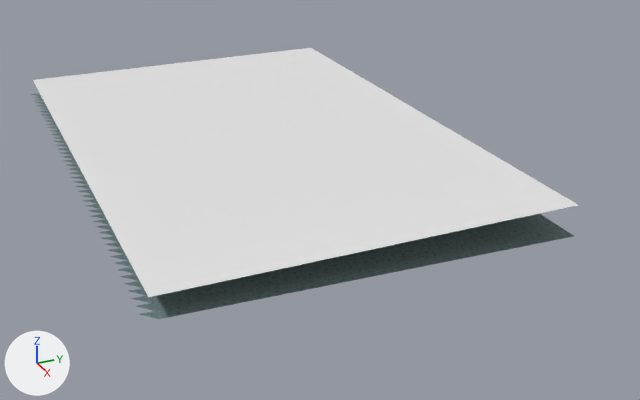
One commit to the glTF model eloria-assets/maps/continent-v2/saltsound/client/chunks/18_09/world.glb: the scene before it, then after it.
Rendered twice from a camera (50 mm lens) standing at (946.7, 68.3, 53.8) and looking at (819.2, 125.7, -10.0). Every picture has the same lights, and +X, +Y and +Z are marked at lower left. The older version comes first. Where no turn or scale is listed for an object, it has been applied to the vertices. Vertices at exactly the same position are counted once.

In view in the first picture: 'AuthoredGround_saltsoundBase_saltsound_18_09', 'Water_saltsound_18_09'.
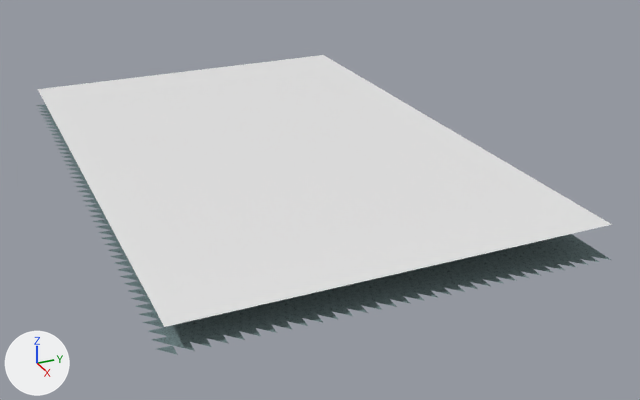
Where the change shows, as pixel boxes (x1, y1, x2, y2) in the pictures (640 x 400 px):
'Water_saltsound_18_09', mesh moved
    before: (33, 48, 578, 297)
    after: (38, 55, 612, 327)
'AuthoredGround_saltsoundBase_saltsound_18_09', reshaped (12% taller)
    before: (31, 93, 574, 319)
    after: (36, 102, 611, 355)
part 2 of me_authoredground_saltsoundbase_saltsound_18_09, added
    after: (142, 236, 611, 355)
part 3 of me_authoredground_saltsoundbase_saltsound_18_09, deleted (mostly hidden)
    before: (31, 93, 45, 104)

Edits to the bpy script that builds the scene:
```text
Change me_water_saltsound_18_09:
    used by ob_water_saltsound_18_09; location = (-2059.0, 6521.0, 0.0)
    remove me_water_saltsound_18_09.from_pydata(...)  # 4 vertices, 2 faces; spans x 2819.0..2915.0, y -6434.0..-6371.0, z 0.0
    add me_water_saltsound_18_09.from_pydata(...)  # 4 vertices, 2 faces; spans x 2826.0..2922.0, y -6434.0..-6371.0, z 0.0
    me_water_saltsound_18_09 part 1: the whole mesh is moved by (7.0, 0.0, 0.0)
Change me_authoredground_saltsoundbase_saltsound_18_09:
    used by ob_authoredground_saltsoundbase_saltsound_18_09; location = (-2059.0, 6521.0, 0.0)
    remove me_authoredground_saltsoundbase_saltsound_18_09.from_pydata(...)  # 1616 vertices, 3024 faces; spans x 2819.0..2915.0, y -6435.0..-6371.0, z -5.0..-3.0
    add me_authoredground_saltsoundbase_saltsound_18_09.from_pydata(...)  # 1647 vertices, 3024 faces; spans x 2825.0..2923.0, y -6435.0..-6371.0, z -5.1..-3.0
    me_authoredground_saltsoundbase_saltsound_18_09 part 2: 132 vertices added at x 2915.0..2923.0, y -6435.0..-6371.0, z -5.1..-3.2
    me_authoredground_saltsoundbase_saltsound_18_09 part 3: 101 vertices removed from x 2819.0..2825.0, y -6435.0..-6371.0, z -4.4..-3.0
```
